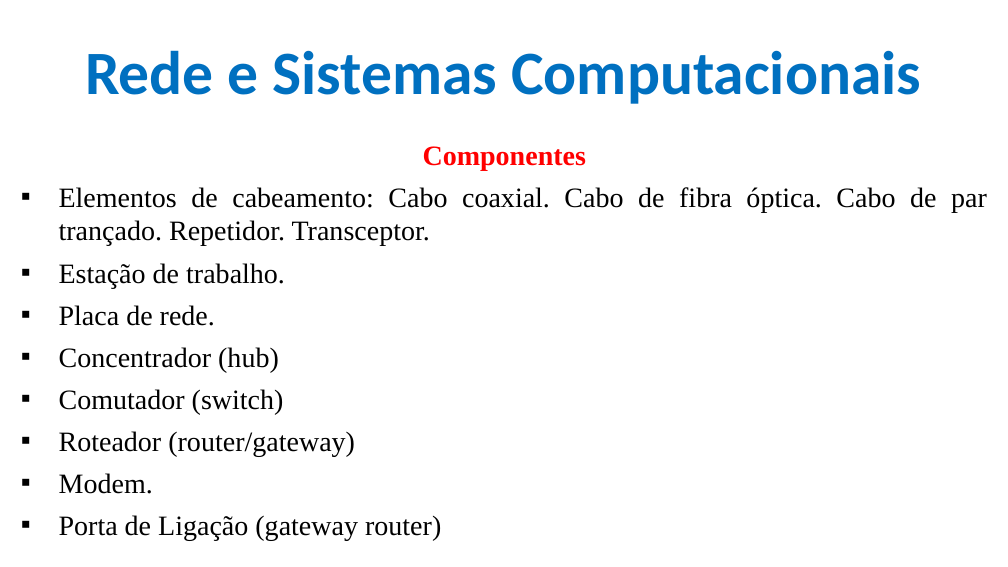
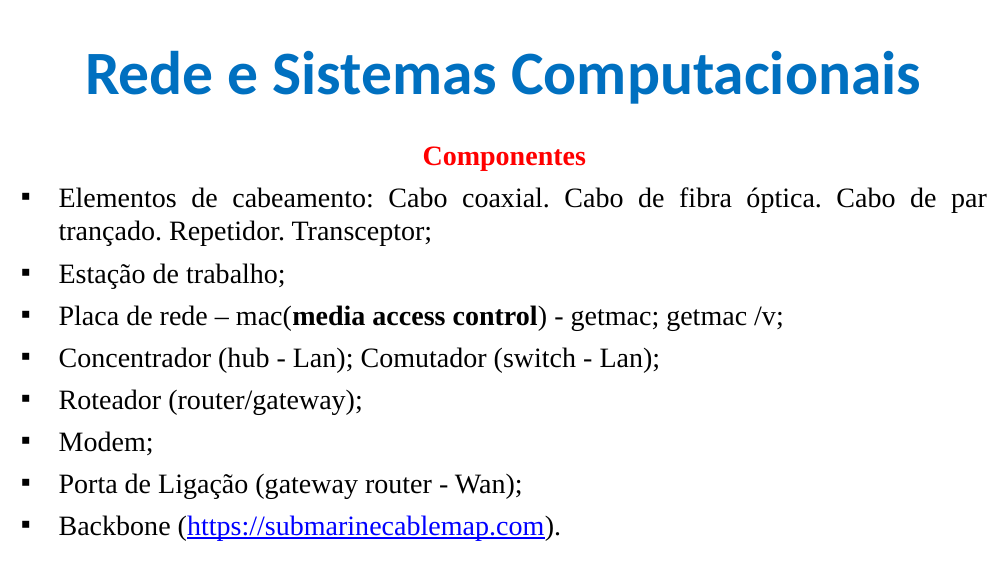
Before and after one commit to CloudEducationBrazil/WydenArquiteturaComputadores, a slide deck: slide 17 of 01 Classes/Aula0 - Arquitetura de Computadores - Visão Geral.pptx. Drawn at 1008x567 pixels with LibreOffice and Linux fonts; fonts in the diff are those of the drawing; background and template pictures are left out. Boxes give left, top, right and bottom in pixels: in the first picture for what was removed or moved away, otherwise in the second. Text is boxed around its words. In the diff, an @@ line names an element or a change of style, - is before the commit and + after.

```diff
--- a/01 Classes/Aula0 - Arquitetura de Computadores - Visão Geral.pptx
+++ b/01 Classes/Aula0 - Arquitetura de Computadores - Visão Geral.pptx
@@ text at <box>59,187,987,540</box>: text changed @@
-▪ Elementos de cabeamento: Cabo coaxial. Cabo de fibra óptica. Cabo de par trançado. Repetidor. Transceptor.
-▪ Estação de trabalho.
-▪ Placa de rede.
-▪ Concentrador (hub)
-▪ Comutador (switch)
-▪ Roteador (router/gateway)
-▪ Modem.
-▪ Porta de Ligação (gateway router)
+▪ Elementos de cabeamento: Cabo coaxial. Cabo de fibra óptica. Cabo de par trançado. Repetidor. Transceptor;
+▪ Estação de trabalho;
+▪ Placa de rede – mac(media access control) - getmac; getmac /v;
+▪ Concentrador (hub - Lan); Comutador (switch - Lan);
+▪ Roteador (router/gateway);
+▪ Modem;
+▪ Porta de Ligação (gateway router - Wan);
+▪ Backbone (https://submarinecablemap.com).
```
Also in this commit, not shown: 3 other files.
